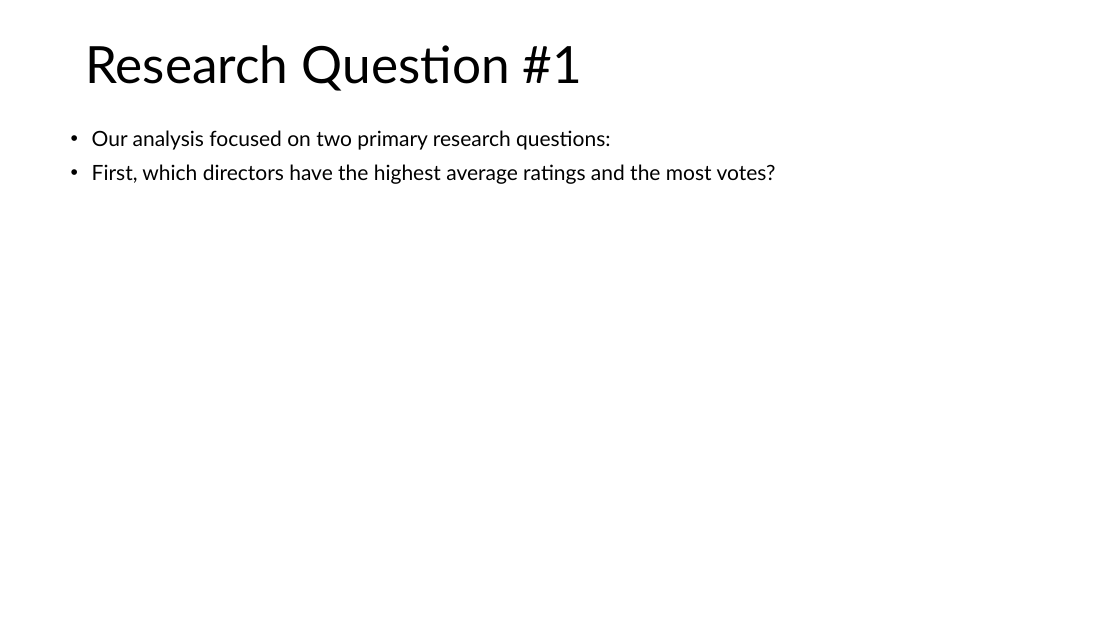
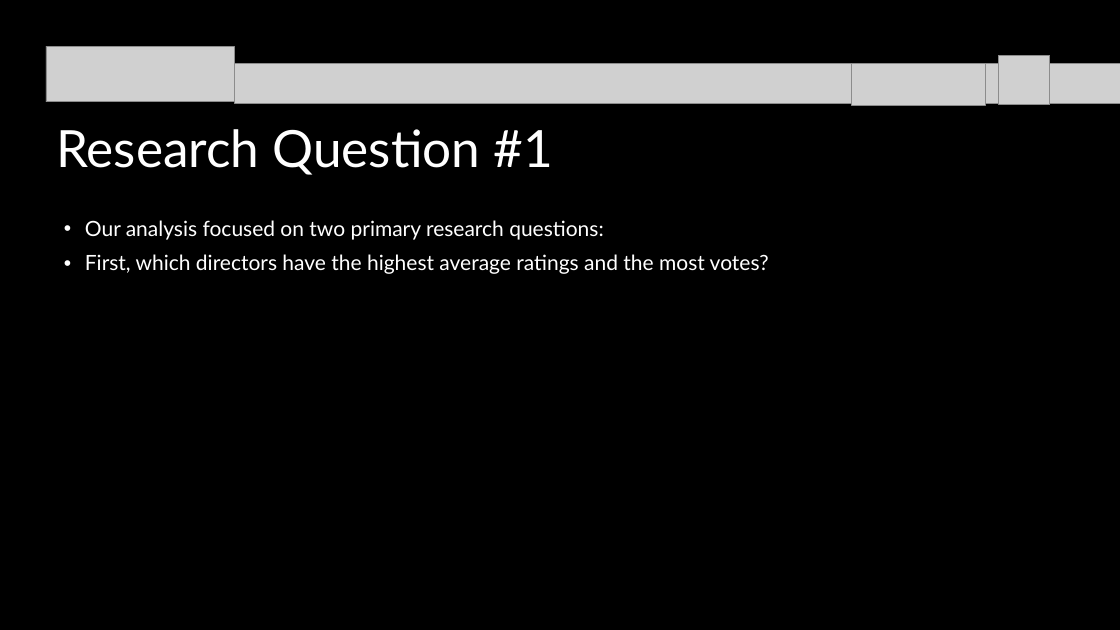
Before and after one commit to ajmonte0920/BootCamp24-project-4-group-08, a slide deck: slide 6 of Project 4_Group 8_Slide Deck.pptx (slide 9 before the commit). Drawn at 1120x630 pixels with LibreOffice and Linux fonts; fonts in the diff are those of the drawing; grey boxes stand for pictures. Boxes give left, top, right and bottom in pixels: in the first picture for what was removed or moved away, otherwise in the second. Text is boxed around its words. In the diff, an @@ line names an element or a change of style, - is before the commit and + after.

```diff
--- a/Project 4_Group 8_Slide Deck.pptx
+++ b/Project 4_Group 8_Slide Deck.pptx
@@ background #FFFFFF to #000000 @@
@@ picture added at <box>46,46,234,102</box> @@
@@ picture added at <box>999,56,1045,103</box> @@
@@ picture added at <box>999,55,1049,105</box> @@
@@ picture added at <box>234,64,1120,103</box> @@
@@ picture added at <box>852,64,986,105</box> @@
@@ title "Research Question #1" at <box>56,129,554,175</box>: text colour #000000 to #FFFFFF @@
@@ title "Research Question #1": place and size @@
-title "Research Question #1" at <box>85,45,583,91</box>
+title "Research Question #1" at <box>56,129,554,175</box>
@@ text "Our analysis focused on two ...": place and size @@
-text "Our analysis focused on two ..." at <box>92,130,776,184</box>
+text "Our analysis focused on two ..." at <box>85,220,769,274</box>
@@ text "Our analysis focused on two ..." at <box>85,220,769,274</box>: text colour #000000 to #FFFFFF @@
```
Also in this commit, not shown: 9 other slides changed, 2 slides removed, 6 other files.
